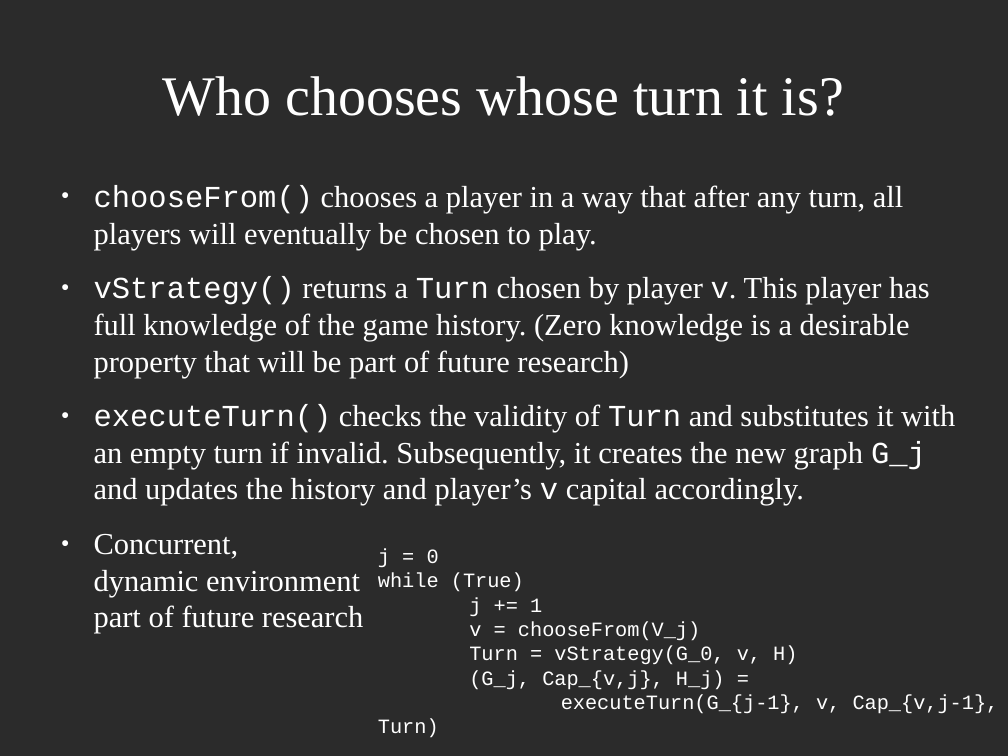
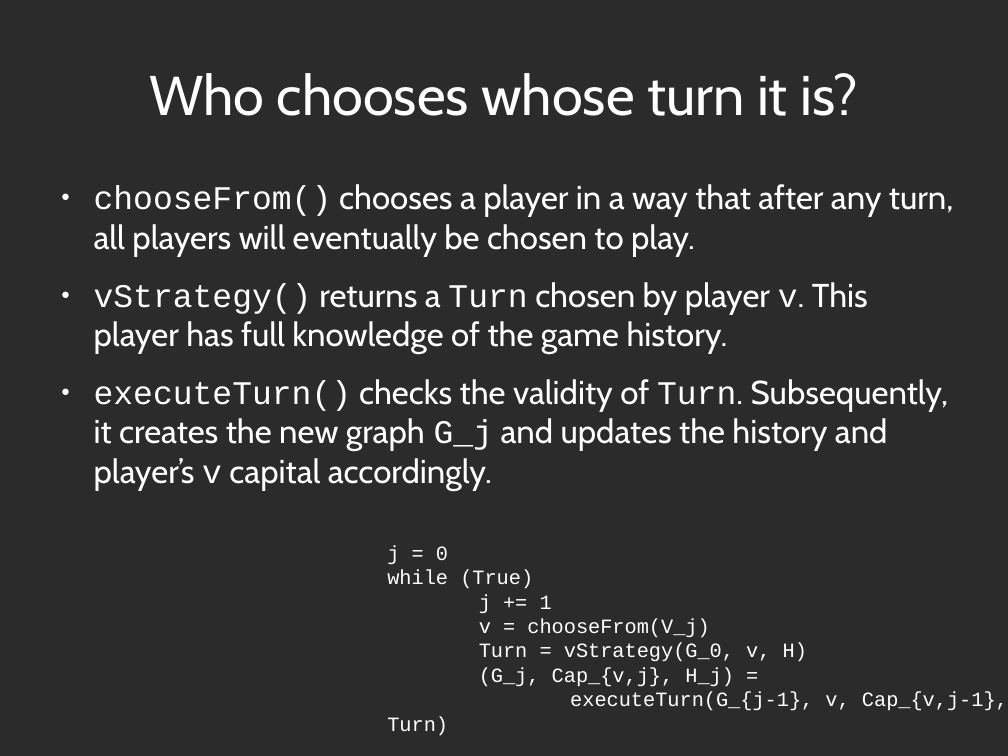
Before and after one commit to decrypto-org/TrustIsRisk, a slide deck: slide 9 of presentations/AtheCrypt10-1-2017/AtheCrypt10-1-2017.odp. Drawn at 1008x756 pixels with LibreOffice and Linux fonts; fonts in the diff are those of the drawing; background and template pictures are left out; a plain dark background stands for a picture behind light text. Boxes give left, top, right and bottom in pixels: in the first picture for what was removed or moved away, otherwise in the second. Text is boxed around its words. In the diff, an @@ line names an element or a change of style, - is before the commit and + after.

Commit message:
introduce changes after chat with dionyziz

```diff
--- a/presentations/AtheCrypt10-1-2017/AtheCrypt10-1-2017.odp
+++ b/presentations/AtheCrypt10-1-2017/AtheCrypt10-1-2017.odp
@@ title "Who chooses whose turn it ..." at [149, 73, 858, 116]: font Times New Roman to Cabin @@
@@ text at [94, 184, 954, 257]: size 24.1 to 26 pt in "chooseFrom() chooses a player in a way ..."; font Times New Roman to Cabin in "chooses a player in a way that ..." @@
@@ text at [94, 282, 949, 491]: text changed; size 24.1 to 26 pt; font Times New Roman to Cabin @@
-● vStrategy() returns a Turn chosen by player v. This player has full knowledge of the game history. (Zero knowledge is a desirable property that will be part of future research)
-● executeTurn() checks the validity of Turn and substitutes it with an empty turn if invalid. Subsequently, it creates the new graph G_j and updates the history and player’s v capital accordingly.
-● Concurrent,
-dynamic environment
-part of future research
+● vStrategy() returns a Turn chosen by player v. This player has full knowledge of the game history.
+● executeTurn() checks the validity of Turn. Subsequently, it creates the new graph G_j and updates the history and player’s v capital accordingly.
@@ text "j = 0": place and size @@
-text "j = 0" at [378, 548, 999, 738]
+text "j = 0" at [387, 546, 1008, 736]
```
Also in this commit, not shown: 19 other slides changed, 1 other file.
